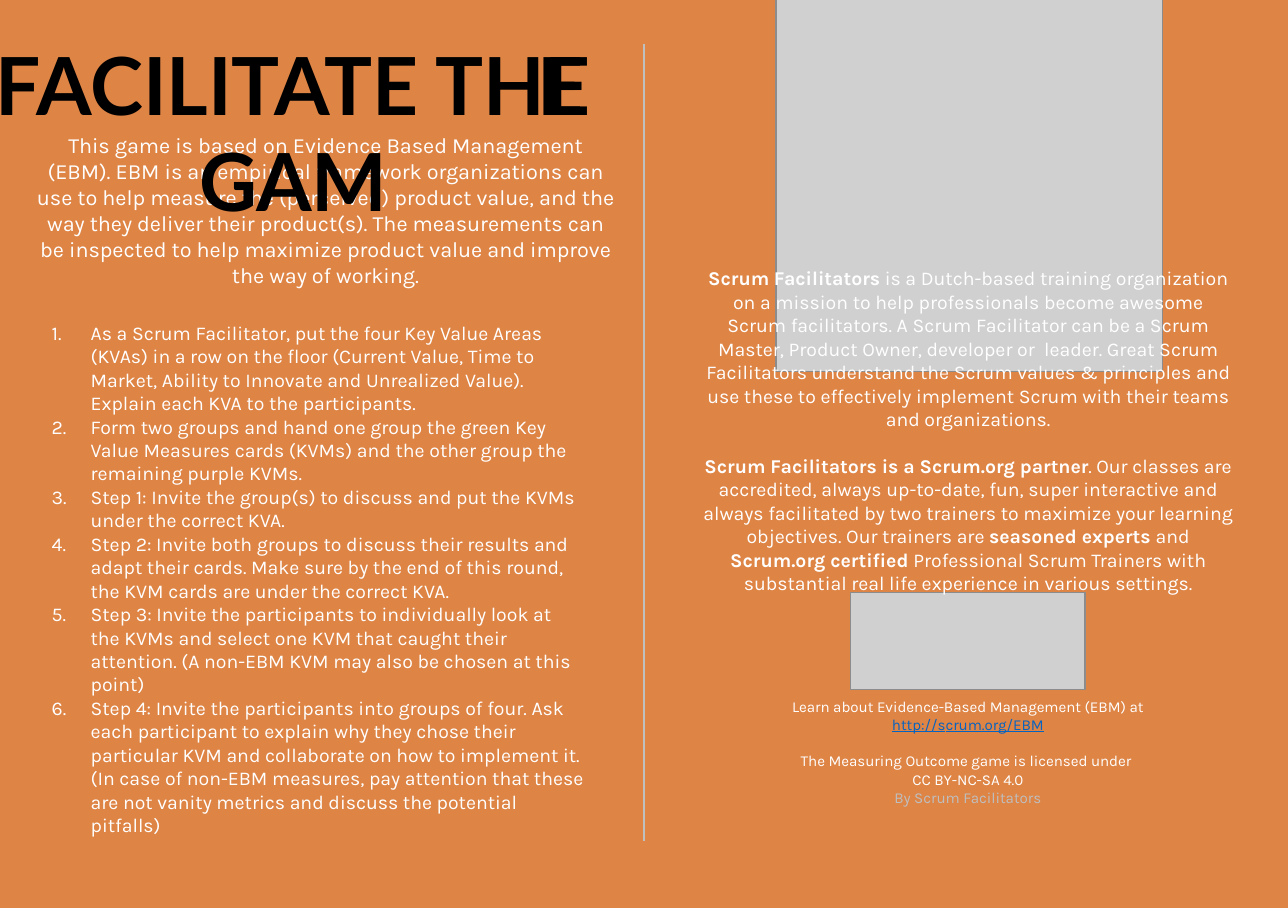
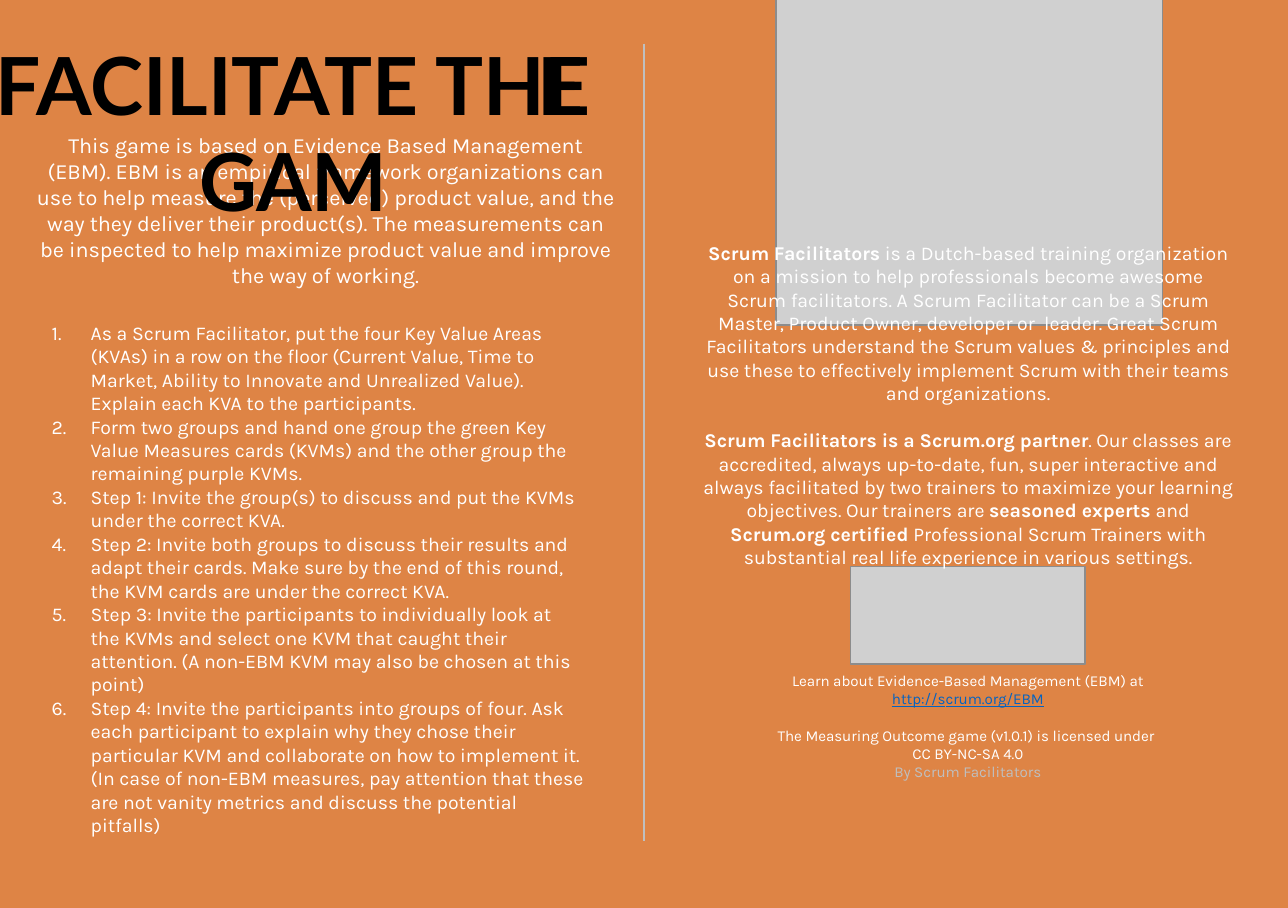
Before and after one commit to ScrumFacilitators/measuringoutcome-en, a slide deck: slide 2 of Measuring Outcome.pptx. Drawn at 1288x908 pixels with LibreOffice and Linux fonts; fonts in the diff are those of the drawing; grey boxes stand for pictures. Boxes give left, top, right and bottom in pixels: in the first picture for what was removed or moved away, otherwise in the second. Text is boxed around its words. In the diff, an @@ line names an element or a change of style, - is before the commit and + after.

Commit message:
Added version nr in the explanation card as part of the licensing sentence. Rationale for numbering: this is v1.0.1 since this has no substantial content changes. We will have to discuss a bit more to align on our versioning strategy :-)

```diff
--- a/Measuring Outcome.pptx
+++ b/Measuring Outcome.pptx
@@ picture: place and size @@
-picture at (776,0,1162,372)
+picture at (776,0,1162,326)
@@ 2 texts, 1 picture: place and size @@
-2 texts, 1 picture at (703,268,1233,807)
+2 texts, 1 picture at (703,242,1233,781)
@@ text at (778,730,1154,745): text changed @@
-The Measuring Outcome game is licensed under
+The Measuring Outcome game (v1.0.1) is licensed under
```
